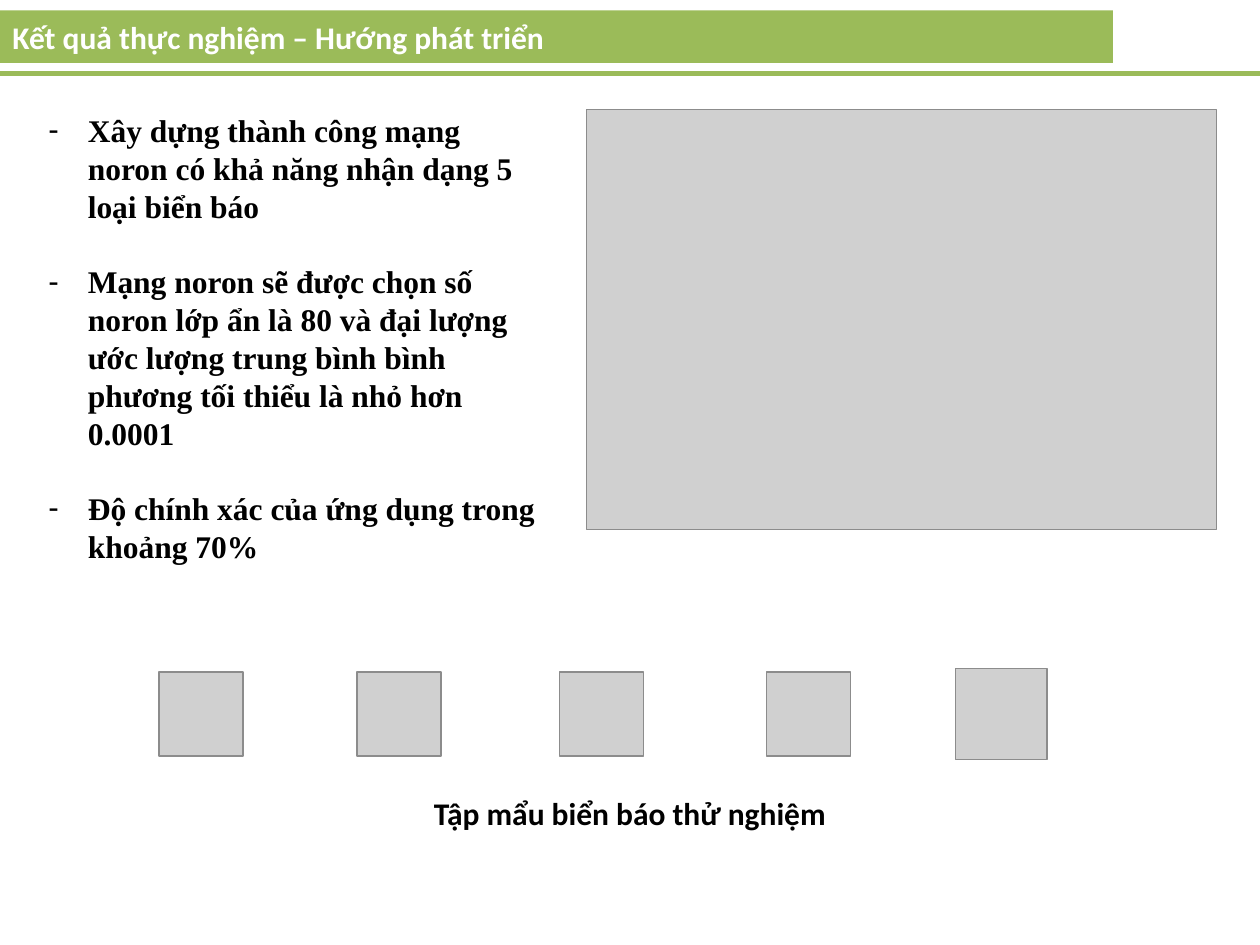
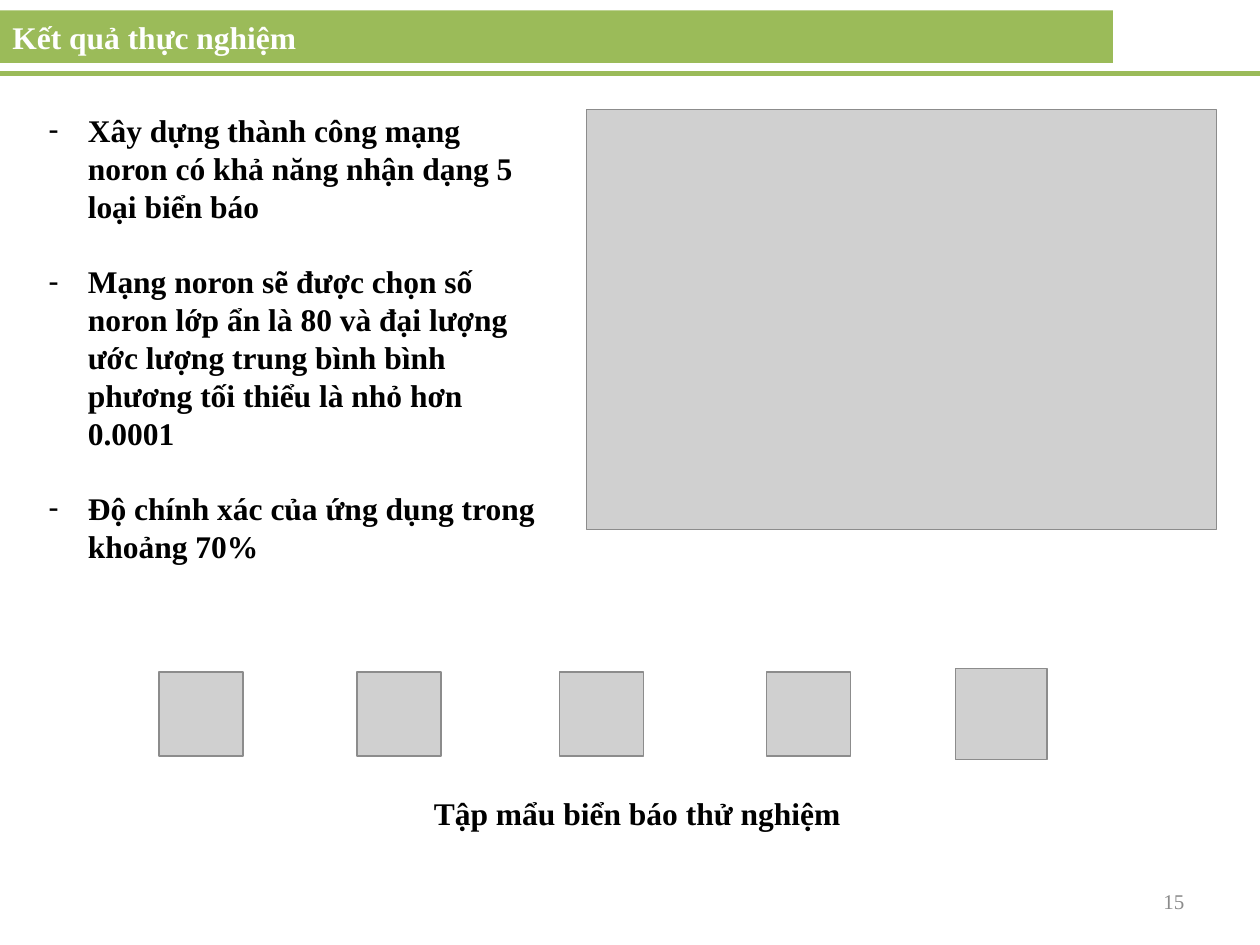
Before and after one commit to gilang07/sign-traffic-recognition, a slide deck: slide 15 of doc/LuanVan.pptx (slide 13 before the commit). Drawn at 1260x945 pixels with LibreOffice and Linux fonts; fonts in the diff are those of the drawing; grey boxes stand for pictures. Boxes give left, top, right and bottom in pixels: in the first picture for what was removed or moved away, otherwise in the second. Text is boxed around its words. In the diff, an @@ line names an element or a change of style, - is before the commit and + after.

```diff
--- a/doc/LuanVan.pptx
+++ b/doc/LuanVan.pptx
@@ text in rectangle at bbox=[12, 26, 296, 55]: text changed; font Calibri to Times New Roman @@
-Kết quả thực nghiệm – Hướng phát triển
+Kết quả thực nghiệm
@@ text "Tập mẩu biển báo thử ..." at bbox=[434, 802, 841, 831]: font Calibri to Times New Roman @@
@@ page number added at bbox=[1163, 895, 1184, 909], 12 pt, text #8C8C8C @@
+15
```
Also in this commit, not shown: 14 other slides changed, 4 slides added, 1 other file.
